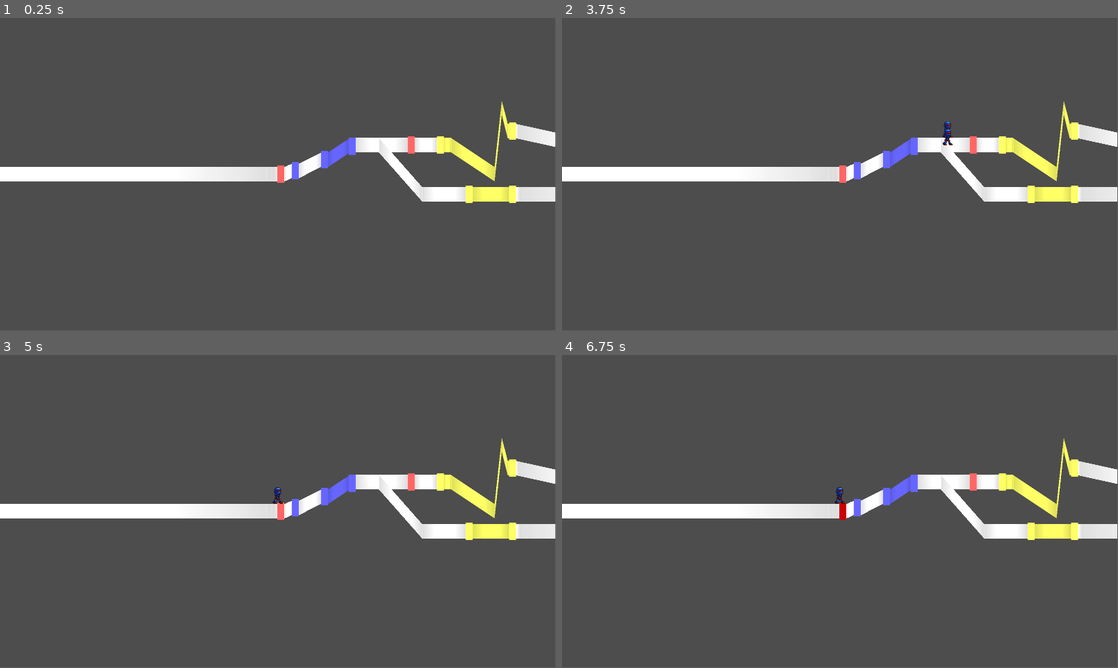
Above: before the commit, frames 1-4 (two rows, left to right).
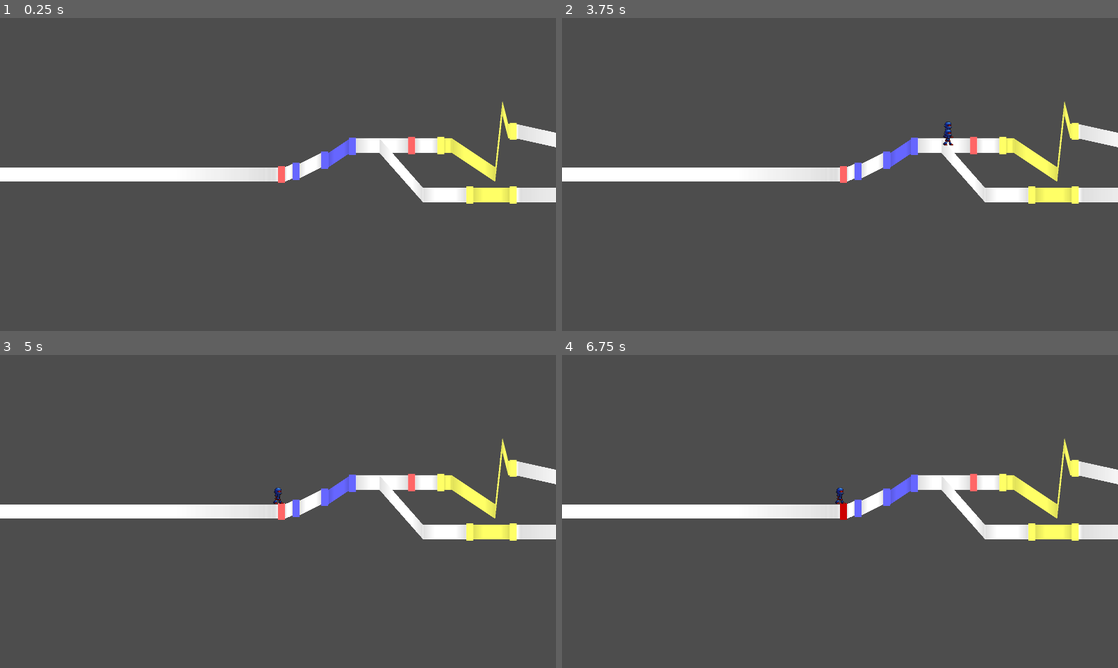
Above: after the commit, the same moments.

Repository: junu192857/Vexatonic-dash-2
Game: Godot game, scene res://Scenes/RhythmScene.tscn
The game is run twice, just before and just after one commit, with the same random seed, the same clock (stepped at 60 frames per second) and the same inputs. Sound files missing from this copy of the repository are replaced by a short silence.
Inputs (mouse positions are in pixels of both pictures, inside the frame that each line leads up to):
- Up to frame 1 (0.25 s): no input
- Up to frame 2 (3.75 s): tap Enter at 0.5 s; move the mouse to (962, 158) at 0.52 s; hold A (a) 0.53-1.25 s; click (962, 158) at 0.67 s; tap D (d) at 0.8 s; tap Space at 1.25 s; drag from (728, 190) to (812, 237) at 1.27 s; move the mouse to (895, 105) at 2.02 s; hold L (l) 2.03-2.75 s; click (895, 105) at 2.17 s; tap S (s) at 2.3 s; drag from (812, 237) to (673, 127) at 2.77 s; move the mouse to (1006, 221) at 3.52 s; hold A (a) from 3.53 s (still down); click (1006, 221) at 3.67 s
- Up to frame 3 (5 s): tap D (d) at 3.8 s; release A (a) at 4.25 s; drag from (111, 464) to (194, 433) at 4.27 s
- Up to frame 4 (6.75 s): tap Enter at 5, 6.5 s; move the mouse to (867, 511) at 5.02 s; hold J (j) 5.03-5.75 s; click (867, 511) at 5.17 s; tap S (s) at 5.3 s; tap Space at 5.75 s; drag from (756, 433) to (728, 527) at 5.77 s; move the mouse to (962, 495) at 6.52 s; hold L (l) from 6.53 s (still down); click (962, 495) at 6.67 s
In our replay, the window is 799x449 before the commit and 800x450 after it. These sizes can differ from the game's own. Grey fills any space a smaller window leaves; there, only what the larger window draws over its background counts as a difference.

The runs differ from the first frame. In frame 1, 0.6% of the frame differs, in the area x 0-100%, y 26-60%; in frame 2, 0.7%; in frame 3, 0.7%; in frame 4, 0.7%.

Commit message:
window 설정 변경

Diff:
--- a/vexatonic-dash-2/Scenes/Editor.tscn
+++ b/vexatonic-dash-2/Scenes/Editor.tscn
@@ -18,3 +18,12 @@
 
 [node name="EditorInputHandler" type="Node2D" parent="." unique_id=1149392311]
 script = ExtResource("5_dfuwn")
+
+[node name="CanvasLayer" type="CanvasLayer" parent="." unique_id=1936366698]
+
+[node name="Panel" type="Panel" parent="CanvasLayer" unique_id=1195473622]
+anchors_preset = 15
+anchor_right = 1.0
+anchor_bottom = 1.0
+grow_horizontal = 2
+grow_vertical = 2
--- a/vexatonic-dash-2/Scripts/EditorInputHandler.gd
+++ b/vexatonic-dash-2/Scripts/EditorInputHandler.gd
@@ -3,10 +3,13 @@
 signal move_camera(delta: Vector2)
 signal zoom_camera(zoom: int)
 
+var editor_ready = false
 var dragging = false
 var drag_start: Vector2
 
 func _input(event):
+	if !editor_ready:
+		return
 	if event is InputEventMouseButton:
 		if event.button_index == MOUSE_BUTTON_RIGHT:
 			dragging = event.pressed
@@ -15,7 +18,6 @@
 			zoom_camera.emit(true)
 		if event.button_index == MOUSE_BUTTON_WHEEL_DOWN:
 			zoom_camera.emit(false)
-
 	if event is InputEventMouseMotion and dragging:
 		var delta = event.position - drag_start
 		drag_start = event.position
--- a/vexatonic-dash-2/Scripts/EditorManager.gd
+++ b/vexatonic-dash-2/Scripts/EditorManager.gd
@@ -9,10 +9,12 @@
 @onready var inputHandler = $EditorInputHandler
 @onready var camera = $Camera2D
 
+
 #Editor에서 Setting.speed는 1인 것으로 가정
 func _ready():
 	inputHandler.move_camera.connect(_on_move_camera)
 	inputHandler.zoom_camera.connect(_on_zoom_camera)
+
 
 # ================== 에디터 내 카메라 조작 =====================
 var dragging = false
--- a/vexatonic-dash-2/project.godot
+++ b/vexatonic-dash-2/project.godot
@@ -23,6 +23,8 @@
 
 window/size/viewport_width=1920
 window/size/viewport_height=1080
+window/stretch/mode="viewport"
+window/stretch/aspect="expand"
 
 [input]
 
